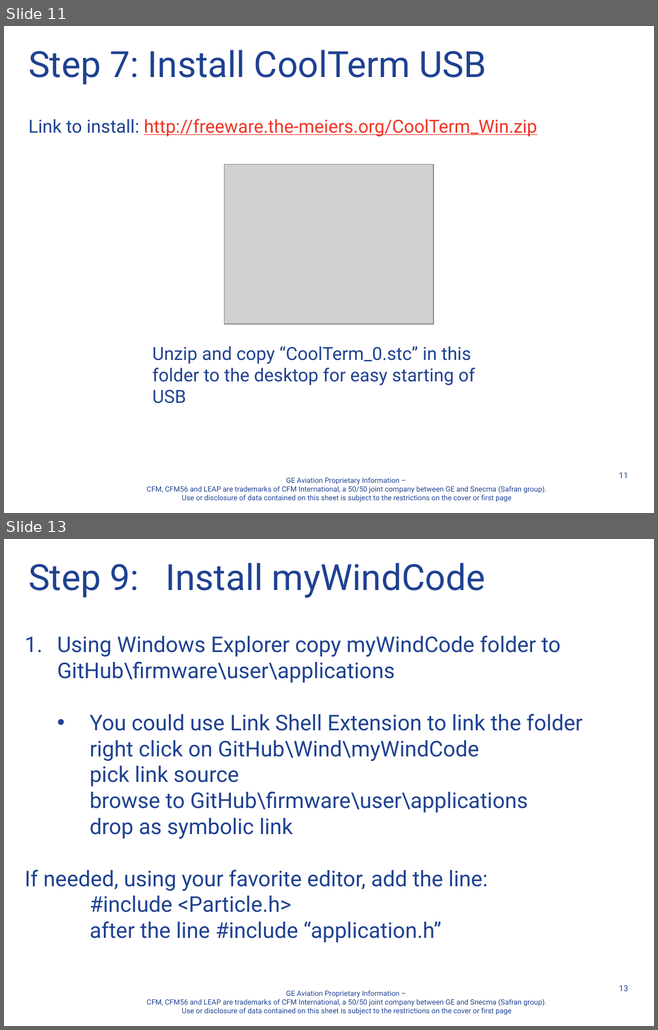
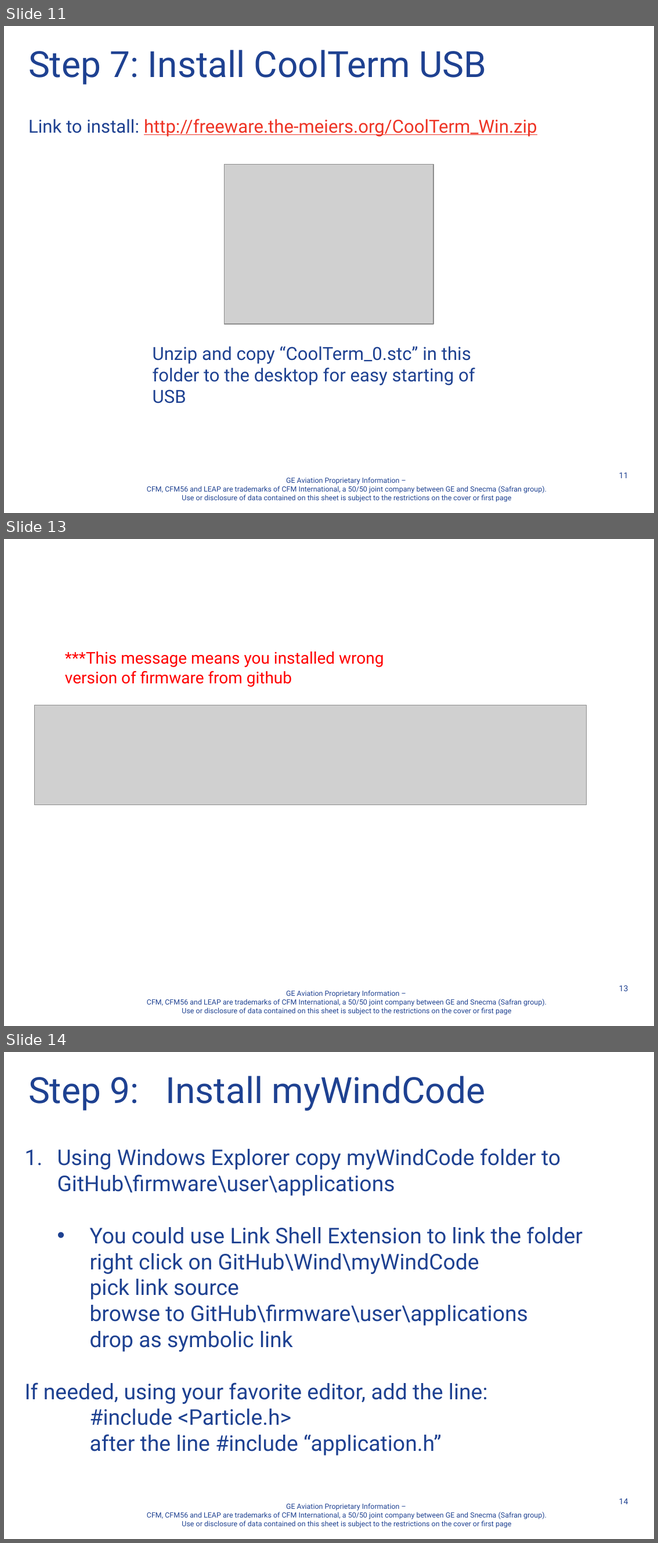
Before and after one commit to davegutz/Wind, a slide deck: Documentation/A Course Controls Laptop Setup Instructions Standalone Photon.pptx. Shown one above the other, each under a label of ours: slides 11 and 13 before the commit, slides 11, 13 and 14 after it; the slides between them are not shown. The pictures are 658x1030 and 658x1543 pixels, drawn with LibreOffice and Linux fonts; fonts in the diff are those of the drawing; grey boxes stand for pictures; background and template pictures are left out. Boxes give left, top, right and bottom in pixels: in the first picture for what was removed or moved away, otherwise in the second. Text is boxed around its words. In the diff, an @@ line names an element or a change of style, - is before the commit and + after.

```diff
--- a/Documentation/A Course Controls Laptop Setup Instructions Standalone Photon.pptx
+++ b/Documentation/A Course Controls Laptop Setup Instructions Standalone Photon.pptx
@@ slide 13 added at (4, 539, 654, 1026), background #FFFFFF; not listed: 2 template elements that a slide beside it also shows @@
@@ text added at (65, 652, 383, 687), 18 pt, text #FF0000 @@
+***This message means you installed wrong version of firmware from github
@@ picture added at (35, 705, 586, 805) @@
@@ what was slide 13 is now slide 14 @@
@@ page number at (619, 1499, 628, 1504): text changed @@
-13
+14
```
Also in this commit, not shown: 3 slides changed, 3 other files.
